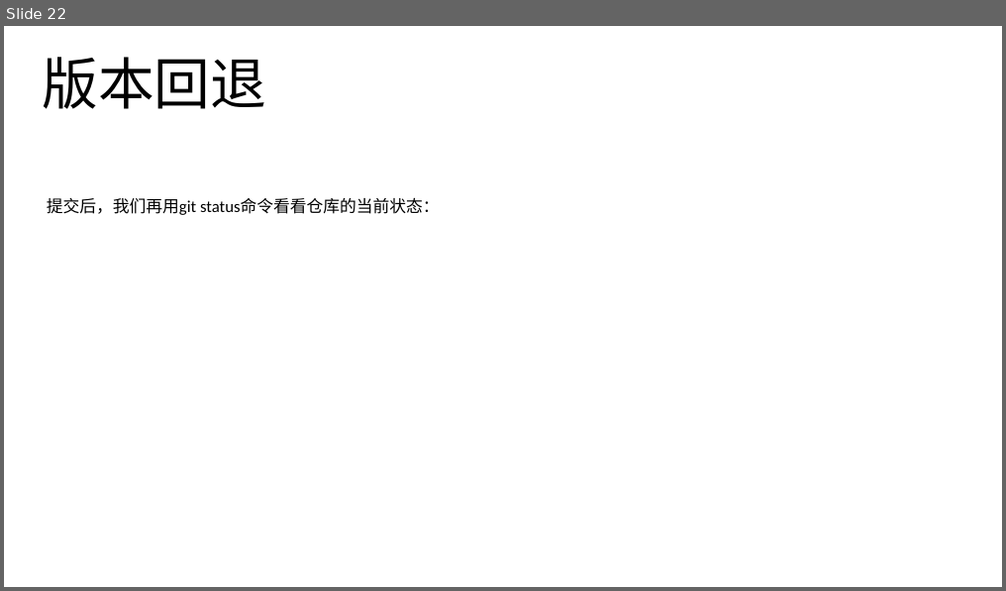
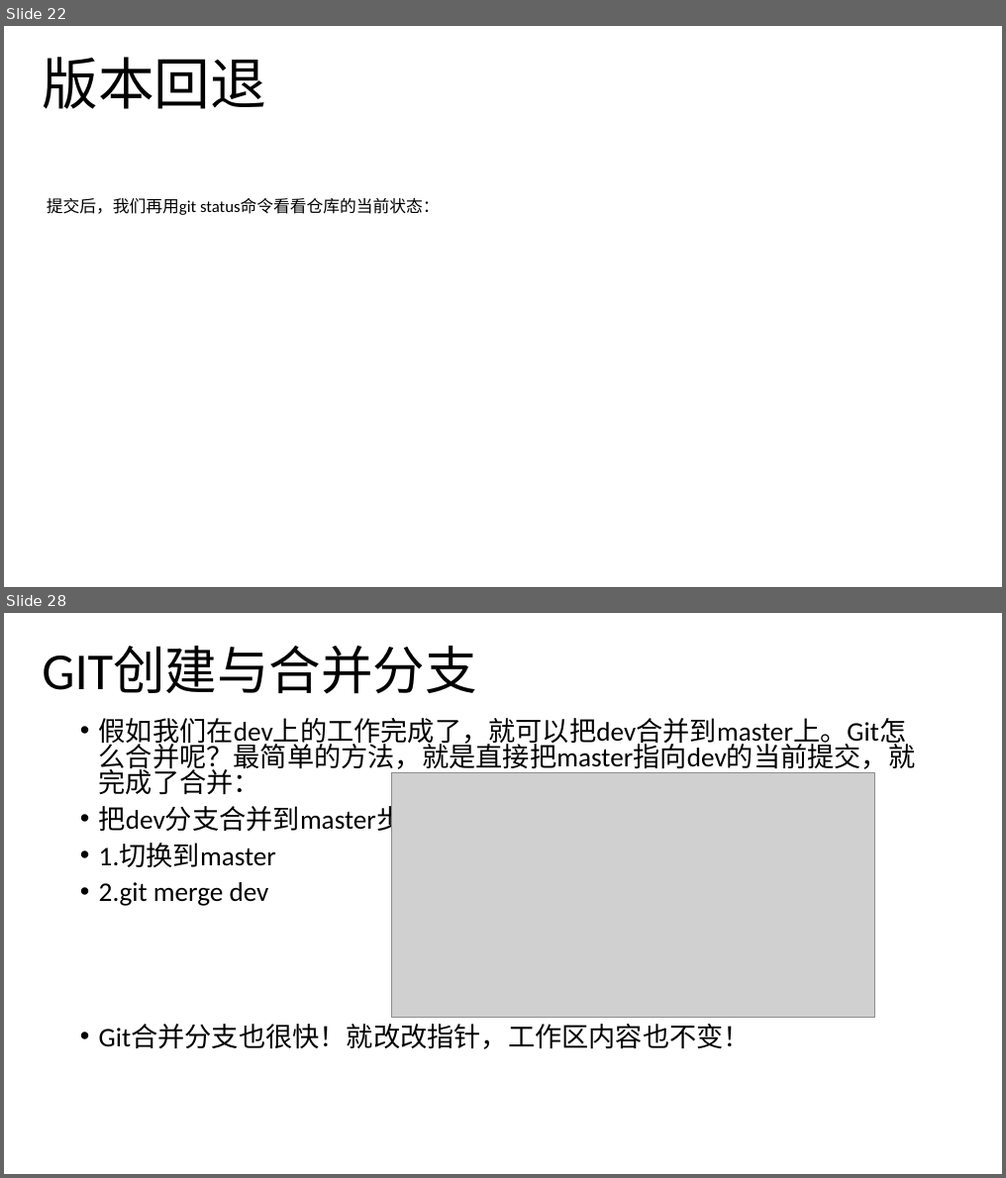
Before and after one commit to noprom/shandong, a slide deck: doc/ppt/helin.pptx. Shown one above the other, each under a label of ours: slide 22 before the commit, slides 22 and 28 after it; the slides between them are not shown. The pictures are 1006x591 and 1006x1178 pixels, drawn with LibreOffice and Linux fonts; fonts in the diff are those of the drawing; grey boxes stand for pictures. Boxes give left, top, right and bottom in pixels: in the first picture for what was removed or moved away, otherwise in the second. Text is boxed around its words. In the diff, an @@ line names an element or a change of style, - is before the commit and + after.

Commit message:
增加新内容

```diff
--- a/doc/ppt/helin.pptx
+++ b/doc/ppt/helin.pptx
@@ slide 28 added at [4, 613, 1002, 1174], background #FFFFFF @@
@@ text added at [42, 646, 477, 694], 50 pt, text #000000 @@
+GIT创建与合并分支
@@ text added at [99, 718, 916, 1050], 25.9 pt, text #000000 @@
+• 假如我们在dev上的工作完成了，就可以把dev合并到master上。Git怎么合并呢？最简单的方法，就是直接把master指向dev的当前提交，就完成了合并：
+• 把dev分支合并到master步骤：
+• 1.切换到master
+• 2.git merge dev
+• Git合并分支也很快！就改改指针，工作区内容也不变！
@@ picture added at [392, 773, 874, 1017] @@
```
Also in this commit, not shown: 1 slide changed, 7 other slides added, 1 other file.
